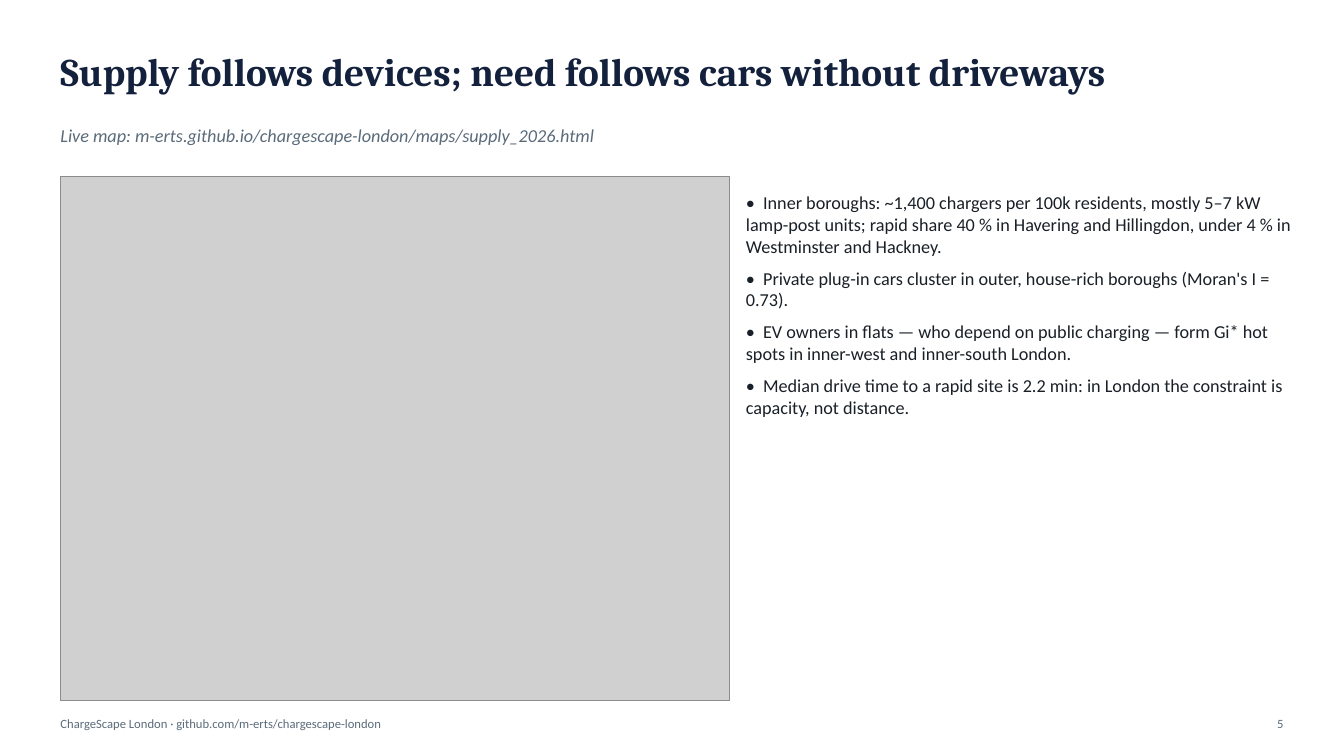
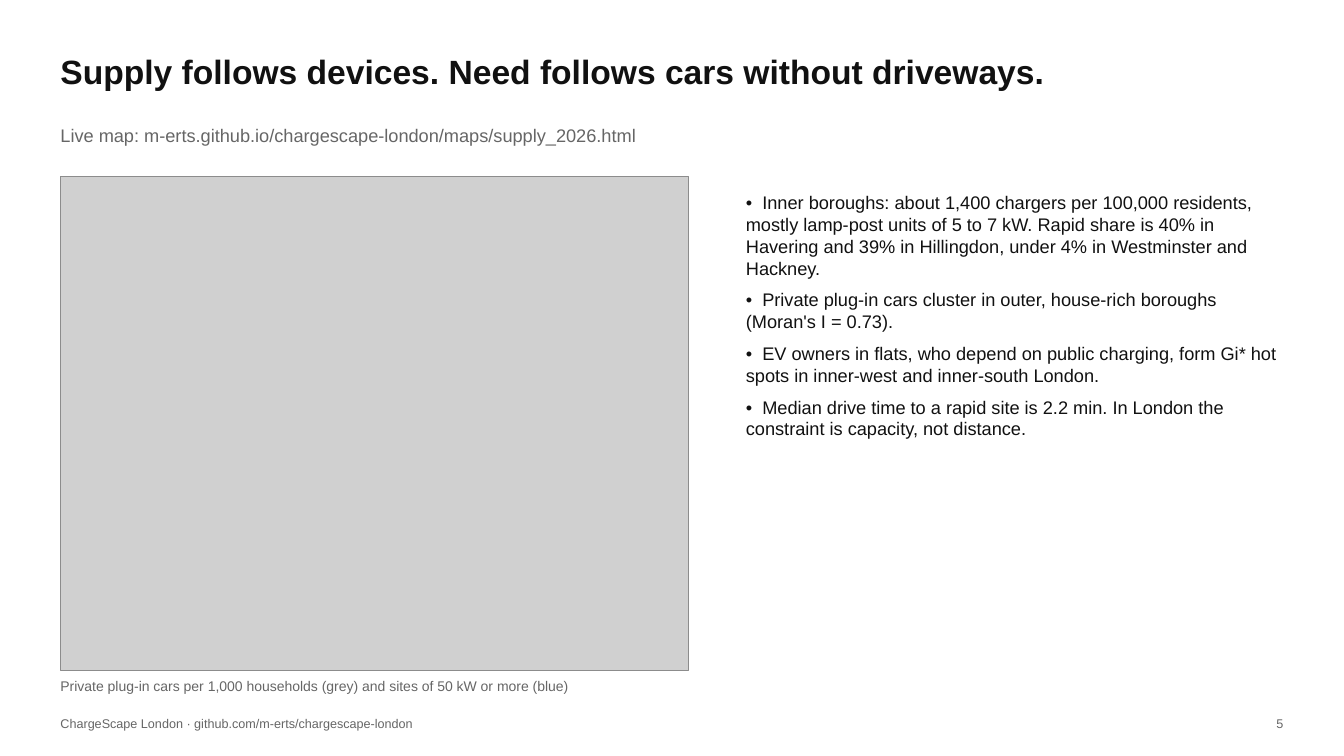
Before and after one commit to m-erts/chargescape-london, a slide deck: slide 5 of reports/ChargeScape_London.pptx. Drawn at 1344x756 pixels with LibreOffice and Linux fonts; fonts in the diff are those of the drawing; grey boxes stand for pictures. Boxes give left, top, right and bottom in pixels: in the first picture for what was removed or moved away, otherwise in the second. Text is boxed around its words. In the diff, an @@ line names an element or a change of style, - is before the commit and + after.

```diff
--- a/reports/ChargeScape_London.pptx
+++ b/reports/ChargeScape_London.pptx
@@ text at box(60, 59, 1044, 91): text changed; size 28 to 24 pt; font Cambria to Arial; text colour #14213D to #111111 @@
-Supply follows devices; need follows cars without driveways
+Supply follows devices. Need follows cars without driveways.
@@ text "Live map: m-erts.github.io/chargescape-london/maps/supply_20 ..." at box(60, 129, 636, 146): font Calibri to Arial, text colour #5B6B7A to #666666, italic off @@
@@ picture: place and size @@
-picture at box(60, 176, 730, 701)
+picture at box(60, 176, 689, 670)
@@ text at box(746, 195, 1252, 279): text changed; font Calibri to Arial; text colour #1A2027 to #111111 @@
-• Inner boroughs: ~1,400 chargers per 100k residents, mostly 5–7 kW lamp-post units; rapid share 40 % in Havering and Hillingdon, under 4 % in Westminster and Hackney.
+• Inner boroughs: about 1,400 chargers per 100,000 residents, mostly lamp-post units of 5 to 7 kW. Rapid share is 40% in Havering and 39% in Hillingdon, under 4% in Westminster and Hackney.
@@ text at box(746, 292, 1217, 332): font Calibri to Arial, text colour #1A2027 to #111111 in "• Private plug-in cars cluster in outer, ..." @@
@@ text at box(746, 346, 1276, 439): text changed; font Calibri to Arial; text colour #1A2027 to #111111 @@
-• EV owners in flats — who depend on public charging — form Gi* hot spots in inner-west and inner-south London.
-• Median drive time to a rapid site is 2.2 min: in London the constraint is capacity, not distance.
+• EV owners in flats, who depend on public charging, form Gi* hot spots in inner-west and inner-south London.
+• Median drive time to a rapid site is 2.2 min. In London the constraint is capacity, not distance.
@@ text added at box(60, 681, 569, 694), 10 pt, text #666666 @@
+Private plug-in cars per 1,000 households (grey) and sites of 50 kW or more (blue)
@@ text "ChargeScape London · github.com/m-erts/chargescape-london" at box(60, 719, 413, 731): font Calibri to Arial, text colour #5B6B7A to #666666 @@
@@ text "5" at box(1276, 719, 1283, 728): font Calibri to Arial, text colour #5B6B7A to #666666 @@
```
Also in this commit, not shown: 14 other slides changed, 49 other files.
